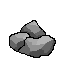
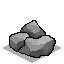
Layers edited between the first and the second 64 x 64 image:
added layer "Wklejona warstwa" (lch lightness, 32%) above "podglad" over [3, 45, 61, 63]
